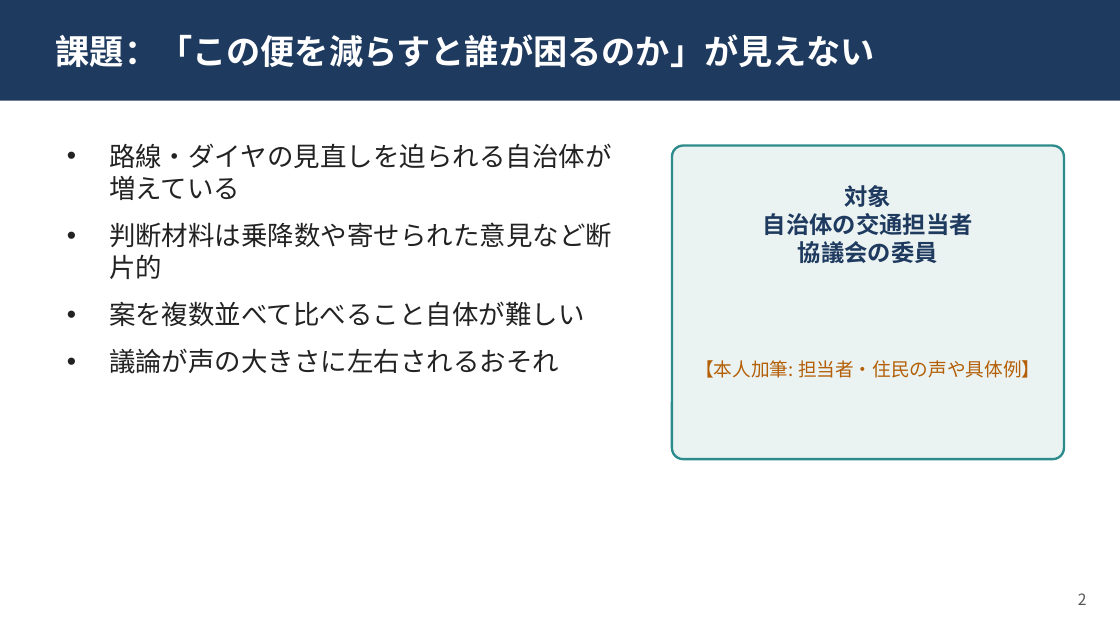
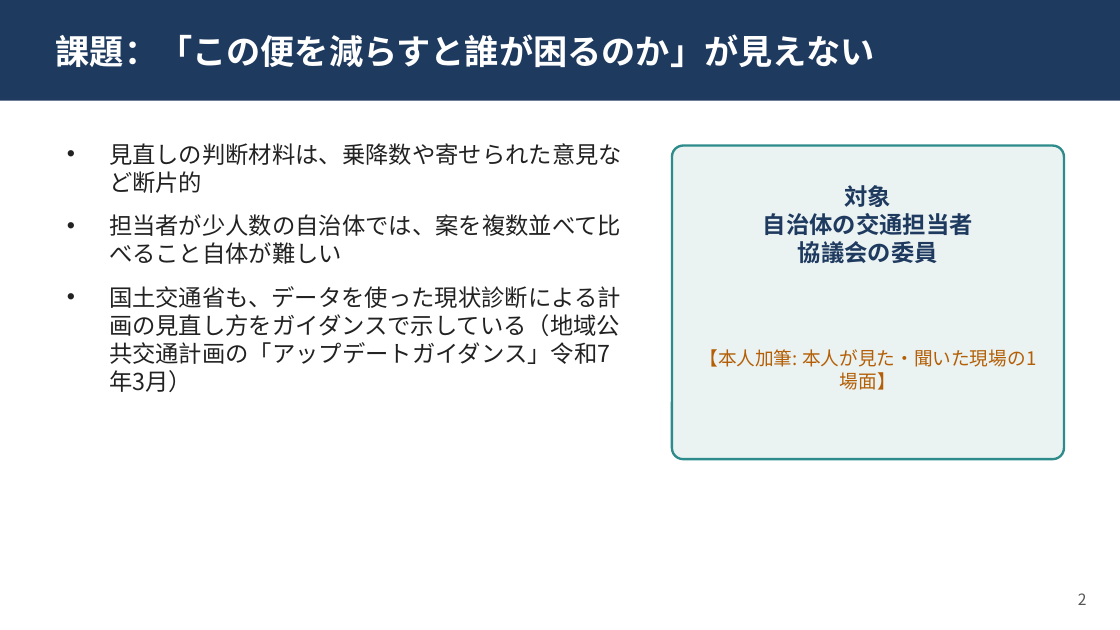
Before and after one commit to sota1111/geo-campaign-2026, a slide deck: slide 2 of contests/ichibiz-2026/submission/business/supplement/supplement.pptx. Drawn at 1120x630 pixels with LibreOffice and Linux fonts; fonts in the diff are those of the drawing. Boxes give left, top, right and bottom in pixels: in the first picture for what was removed or moved away, otherwise in the second. Text is boxed around its words. In the diff, an @@ line names an element or a change of style, - is before the commit and + after.

```diff
--- a/contests/ichibiz-2026/submission/business/supplement/supplement.pptx
+++ b/contests/ichibiz-2026/submission/business/supplement/supplement.pptx
@@ text at [109, 143, 622, 364]: text changed; size 17 to 15 pt @@
-• 路線・ダイヤの見直しを迫られる自治体が増えている
-• 判断材料は乗降数や寄せられた意見など断片的
-• 案を複数並べて比べること自体が難しい
-• 議論が声の大きさに左右されるおそれ
+• 見直しの判断材料は、乗降数や寄せられた意見など断片的
+• 担当者が少人数の自治体では、案を複数並べて比べること自体が難しい
+• 国土交通省も、データを使った現状診断による計画の見直し方をガイダンスで示している（地域公共交通計画の「アップデートガイダンス」令和7年3月）
@@ text at [699, 349, 1036, 390]: text changed @@
-【本人加筆: 担当者・住民の声や具体例】
+【本人加筆: 本人が見た・聞いた現場の1場面】
```
Also in this commit, not shown: 5 other slides changed, 1 slide added, 1 slide removed, 14 other files.
